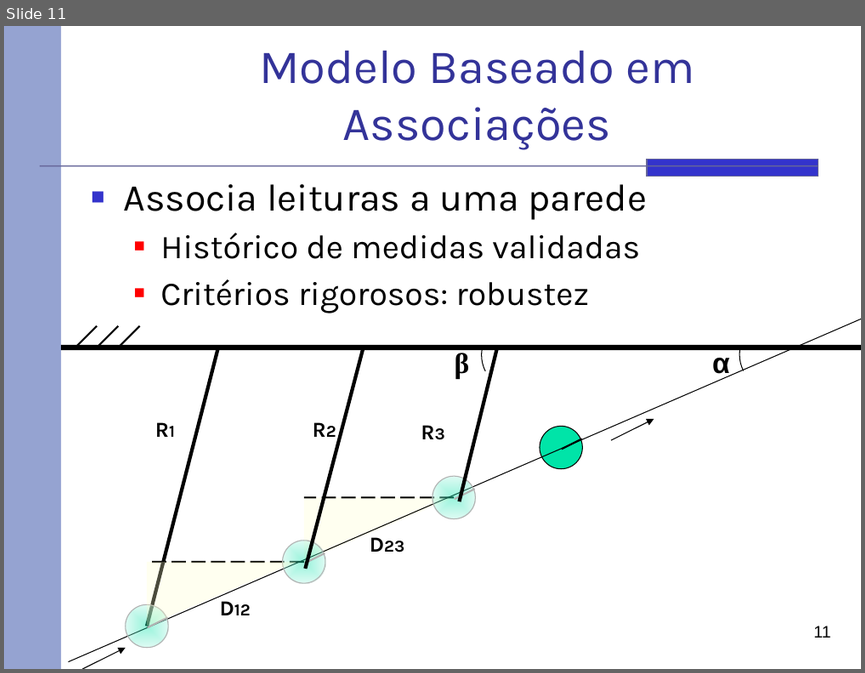
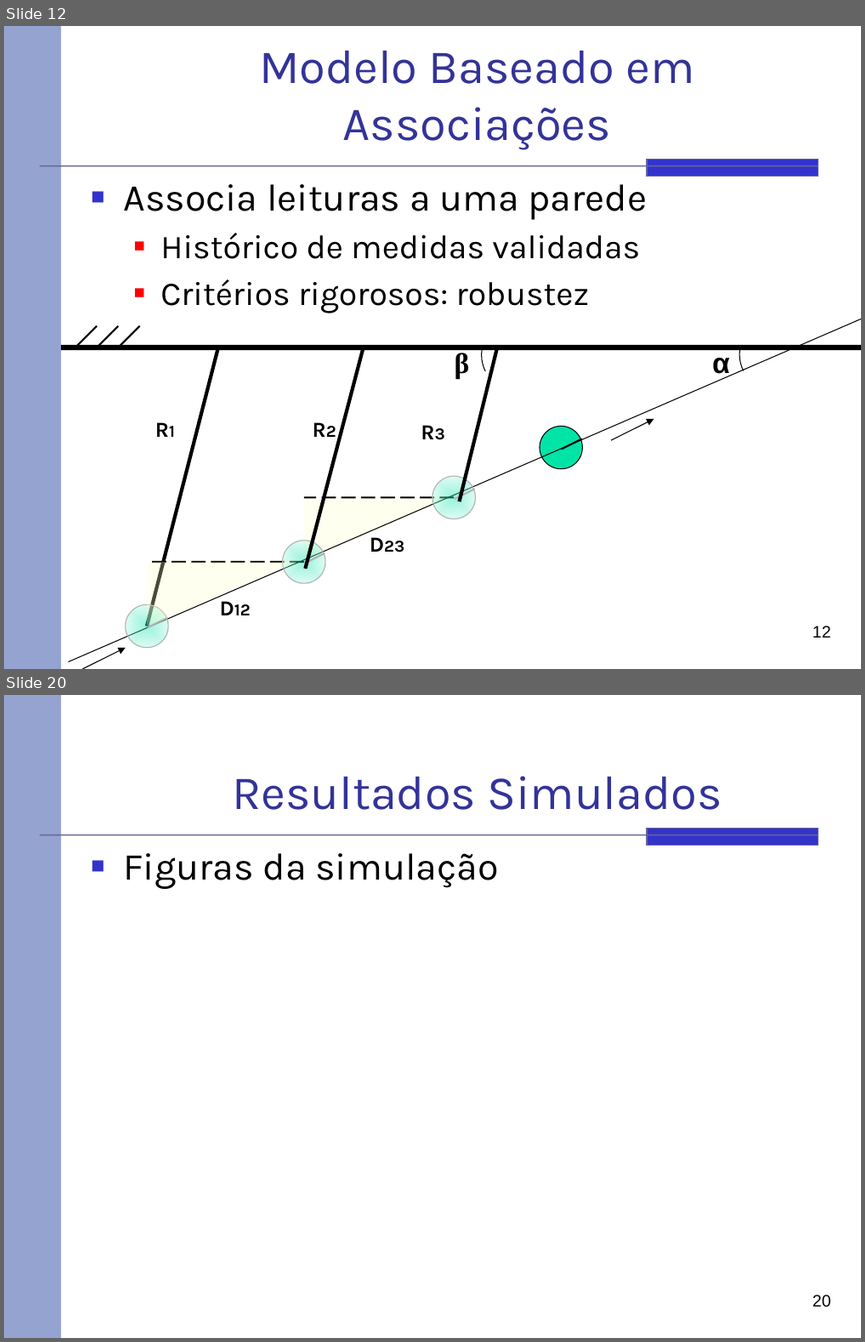
Before and after one commit to rafaelhdr/tccsauron, a slide deck: docs/Apresentação.pptx. Shown one above the other, each under a label of ours: slide 11 before the commit, slides 12 and 20 after it; the slides between them are not shown. The pictures are 865x673 and 865x1342 pixels, drawn with LibreOffice and Linux fonts; fonts in the diff are those of the drawing. Boxes give left, top, right and bottom in pixels: in the first picture for what was removed or moved away, otherwise in the second. Text is boxed around its words. In the diff, an @@ line names an element or a change of style, - is before the commit and + after.

```diff
--- a/docs/Apresentação.pptx
+++ b/docs/Apresentação.pptx
@@ slide 20 added at [4, 695, 861, 1338], background #FFFFFF; not listed: 3 template elements that a slide beside it also shows @@
@@ title added at [232, 776, 721, 810], 40 pt, text #333399 @@
+Resultados Simulados
@@ text added at [123, 853, 498, 889], 32 pt, text #000000 @@
+■ Figuras da simulação
@@ page number added at [812, 1294, 831, 1307], 14 pt, text #000000 @@
+20
@@ what was slide 11 is now slide 12 @@
@@ page number at [812, 625, 831, 637]: text changed @@
-11
+12
```
Also in this commit, not shown: 1 slide changed, 11 other slides added.
